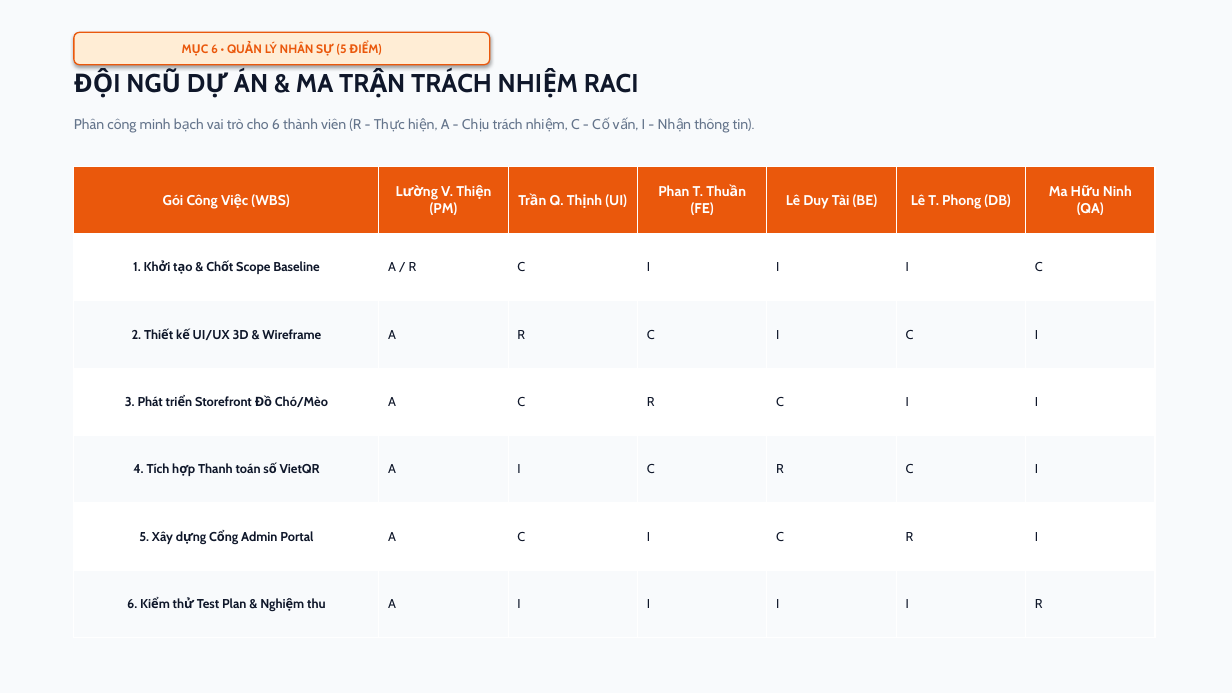
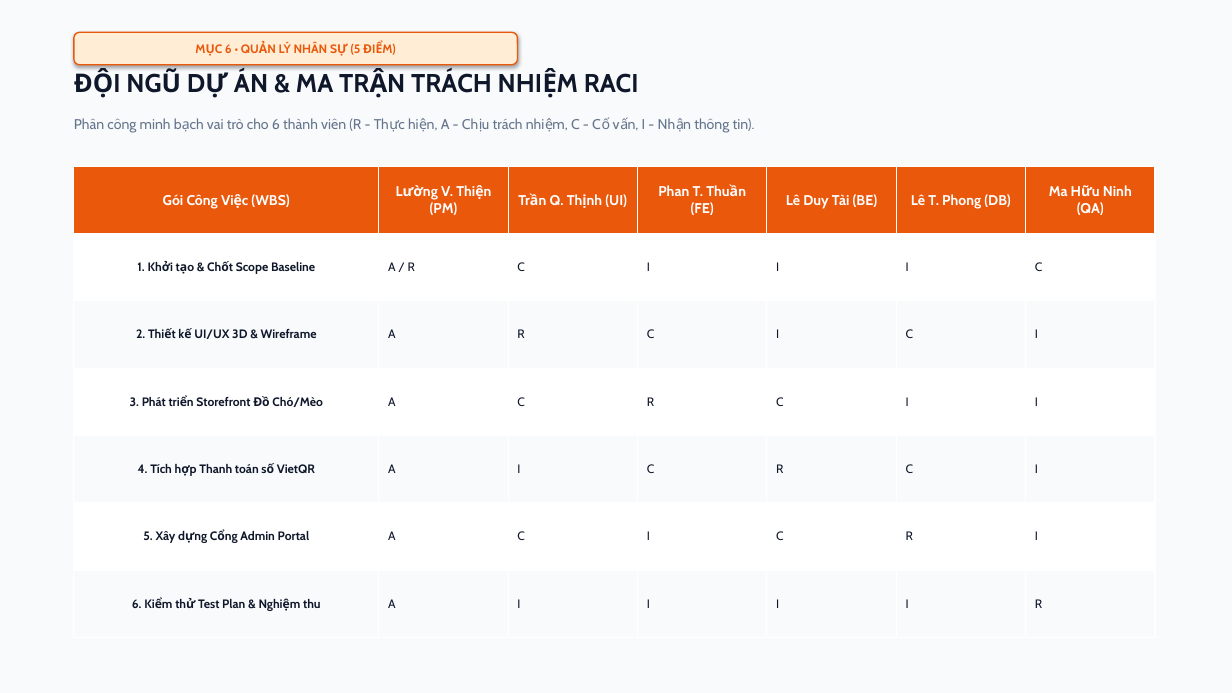
Before and after one commit to Thinhdev1605/KingPet, a slide deck: slide 8 of KingPet_Slide_ThuyetTrinh_SPM.pptx. Drawn at 1232x693 pixels with LibreOffice and Linux fonts; fonts in the diff are those of the drawing. Boxes give left, top, right and bottom in pixels: in the first picture for what was removed or moved away, otherwise in the second. Text is boxed around its words. In the diff, an @@ line names an element or a change of style, - is before the commit and + after.

```diff
--- a/KingPet_Slide_ThuyetTrinh_SPM.pptx
+++ b/KingPet_Slide_ThuyetTrinh_SPM.pptx
@@ rounded rectangle "MỤC 6 • QUẢN LÝ ...": place and size @@
-rounded rectangle "MỤC 6 • QUẢN LÝ ..." at bbox=[74, 32, 490, 65]
+rounded rectangle "MỤC 6 • QUẢN LÝ ..." at bbox=[74, 32, 518, 65]
@@ table at bbox=[74, 166, 1155, 638] @@
@@ size 10 to 9.5 pt in "1. Khởi tạo & Chốt Scope Baseline", "A / R", "C", "I" and 38 more places @@
```
Also in this commit, not shown: 13 other slides changed, 3 slides added, 1 slide removed, 5 other files.
